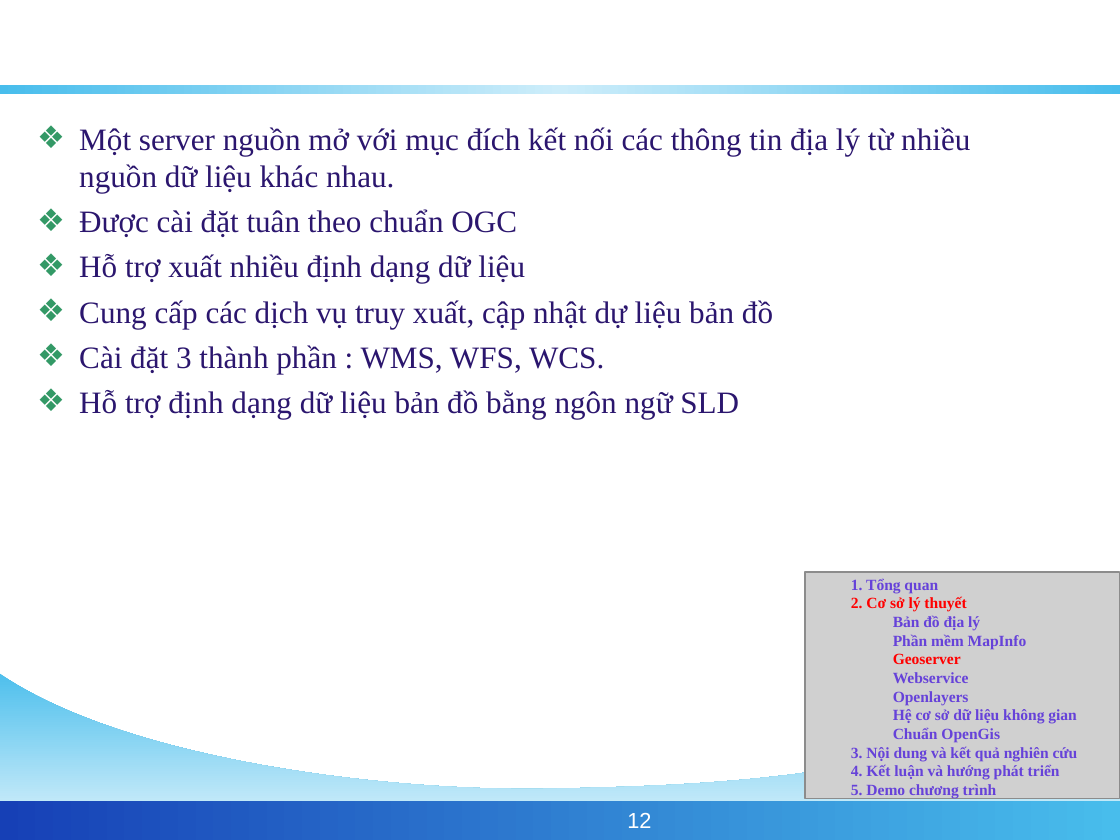
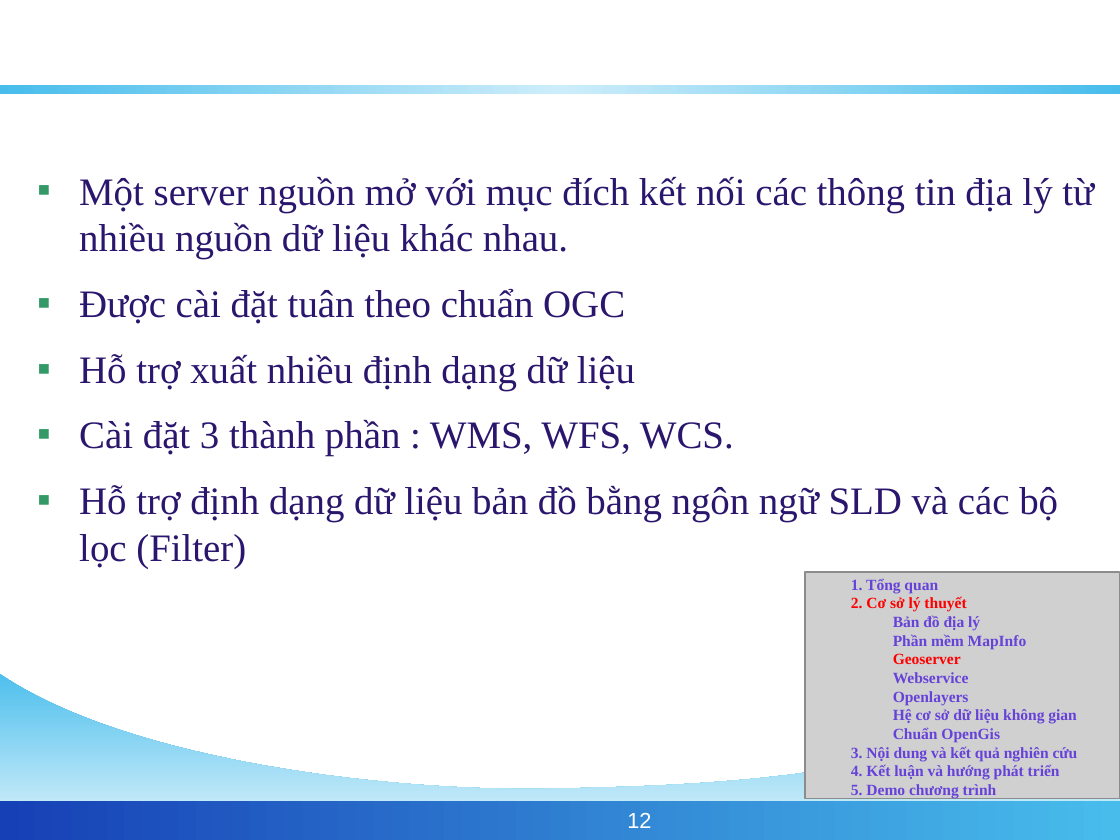
Before and after one commit to phamngsinh/cantho-webgis, a slide deck: slide 12 of Document/Bao Cao/BaoCaoLuanVan.ppt. Drawn at 1120x840 pixels with LibreOffice and Linux fonts; fonts in the diff are those of the drawing; grey boxes stand for pictures; background and template pictures are left out. Boxes give left, top, right and bottom in pixels: in the first picture for what was removed or moved away, otherwise in the second. Text is boxed around its words. In the diff, an @@ line names an element or a change of style, - is before the commit and + after.

```diff
--- a/Document/Bao Cao/BaoCaoLuanVan.ppt
+++ b/Document/Bao Cao/BaoCaoLuanVan.ppt
@@ text at [79,177,1094,456]: size 20 to 25 pt in "Một server nguồn mở với mục đích ...", "Được cài đặt tuân theo chuẩn OGC", "Hỗ trợ xuất nhiều định dạng dữ ...", "Cài đặt 3 thành phần : WMS, ..."; bullet ❖ to ▪; more space between paragraphs @@
@@ text at [79,300,773,328]: paragraph removed @@
-❖ Cung cấp các dịch vụ truy xuất, cập nhật dự liệu bản đồ
@@ text at [79,485,1058,569]: text changed; size 20 to 25 pt @@
-❖ Hỗ trợ định dạng dữ liệu bản đồ bằng ngôn ngữ SLD
+▪ Hỗ trợ định dạng dữ liệu bản đồ bằng ngôn ngữ SLD và các bộ lọc (Filter)
```
Also in this commit, not shown: 12 other slides changed, 1 slide added, 1 slide removed.
